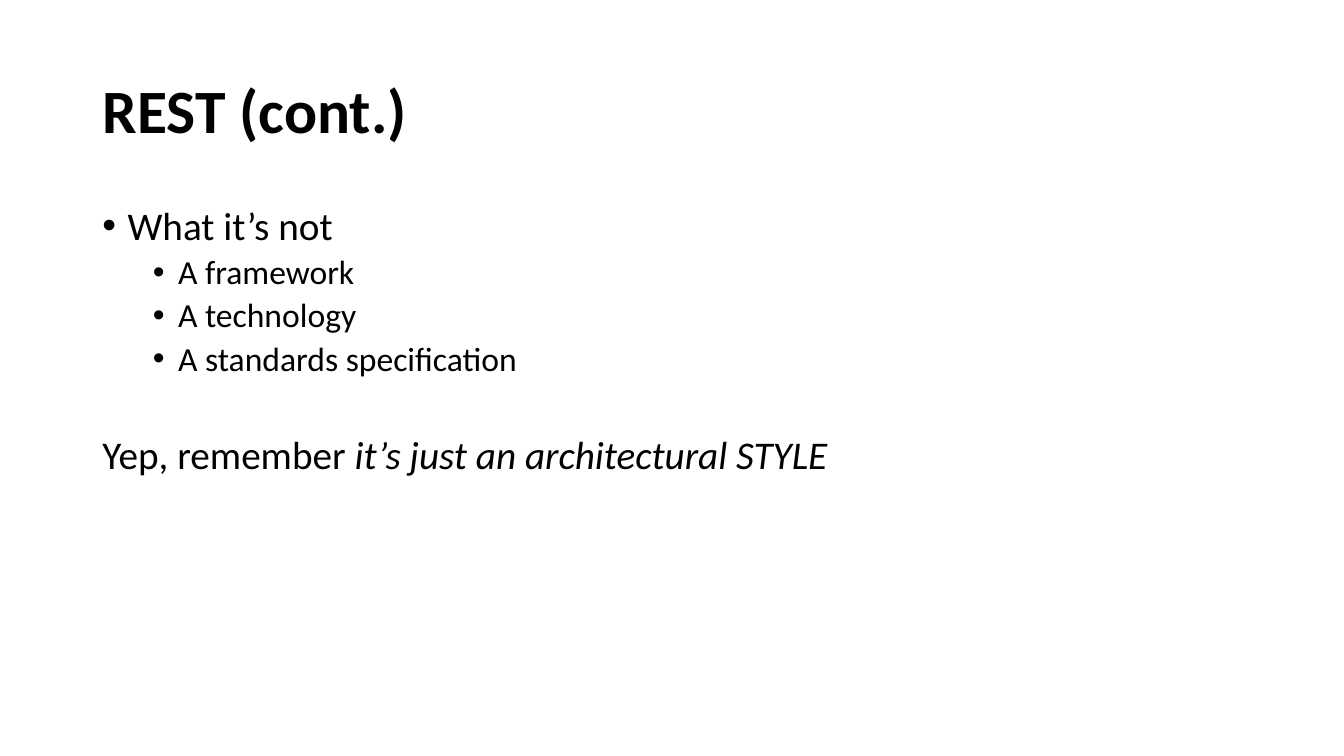
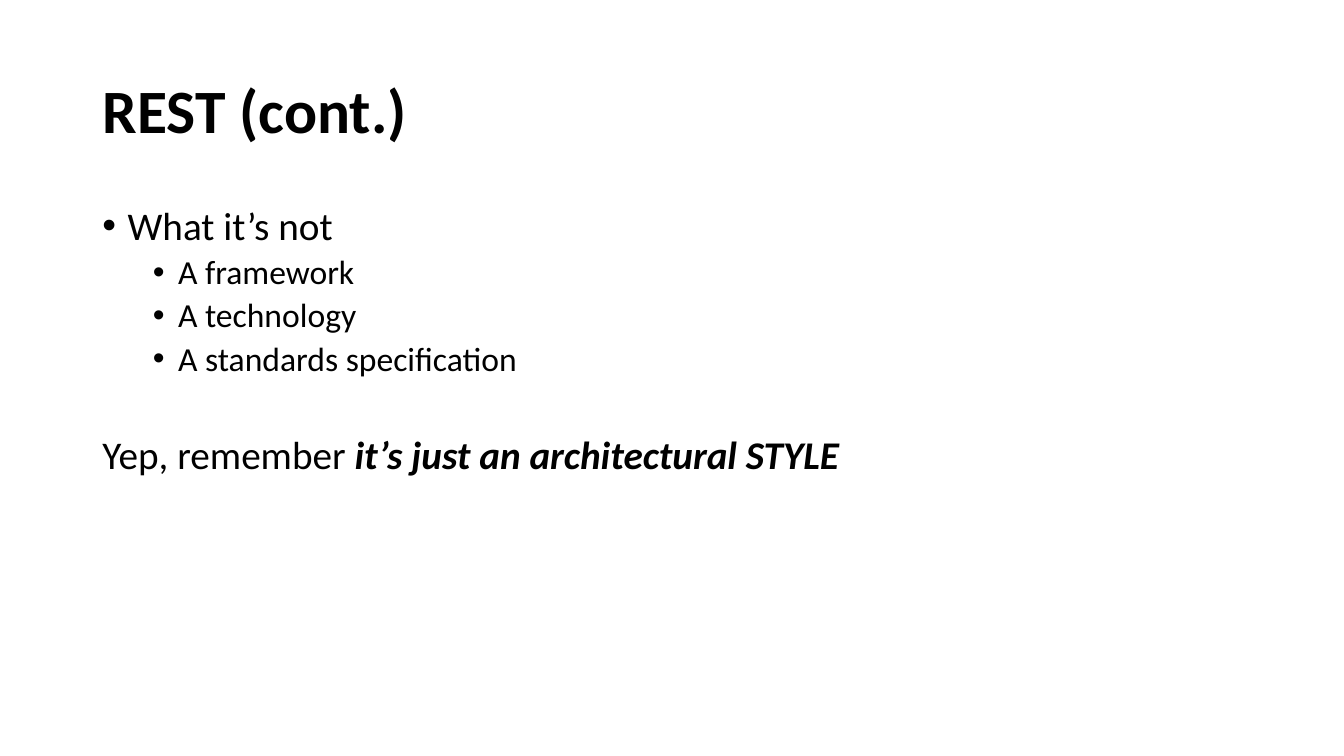
Before and after one commit to mushfek/javafest-webservice-webiner, a slide deck: slide 8 of WebservicesWebiner.pptx. Drawn at 1344x756 pixels with LibreOffice and Linux fonts; fonts in the diff are those of the drawing. Boxes give left, top, right and bottom in pixels: in the first picture for what was removed or moved away, otherwise in the second. Text is boxed around its words. In the diff, an @@ line names an element or a change of style, - is before the commit and + after.

```diff
--- a/WebservicesWebiner.pptx
+++ b/WebservicesWebiner.pptx
@@ text at (x1=102, y1=441, x2=839, y2=476): bold on in "it’s just an architectural STYLE" @@
```
Also in this commit, not shown: 7 other slides changed, 2 slides added.
